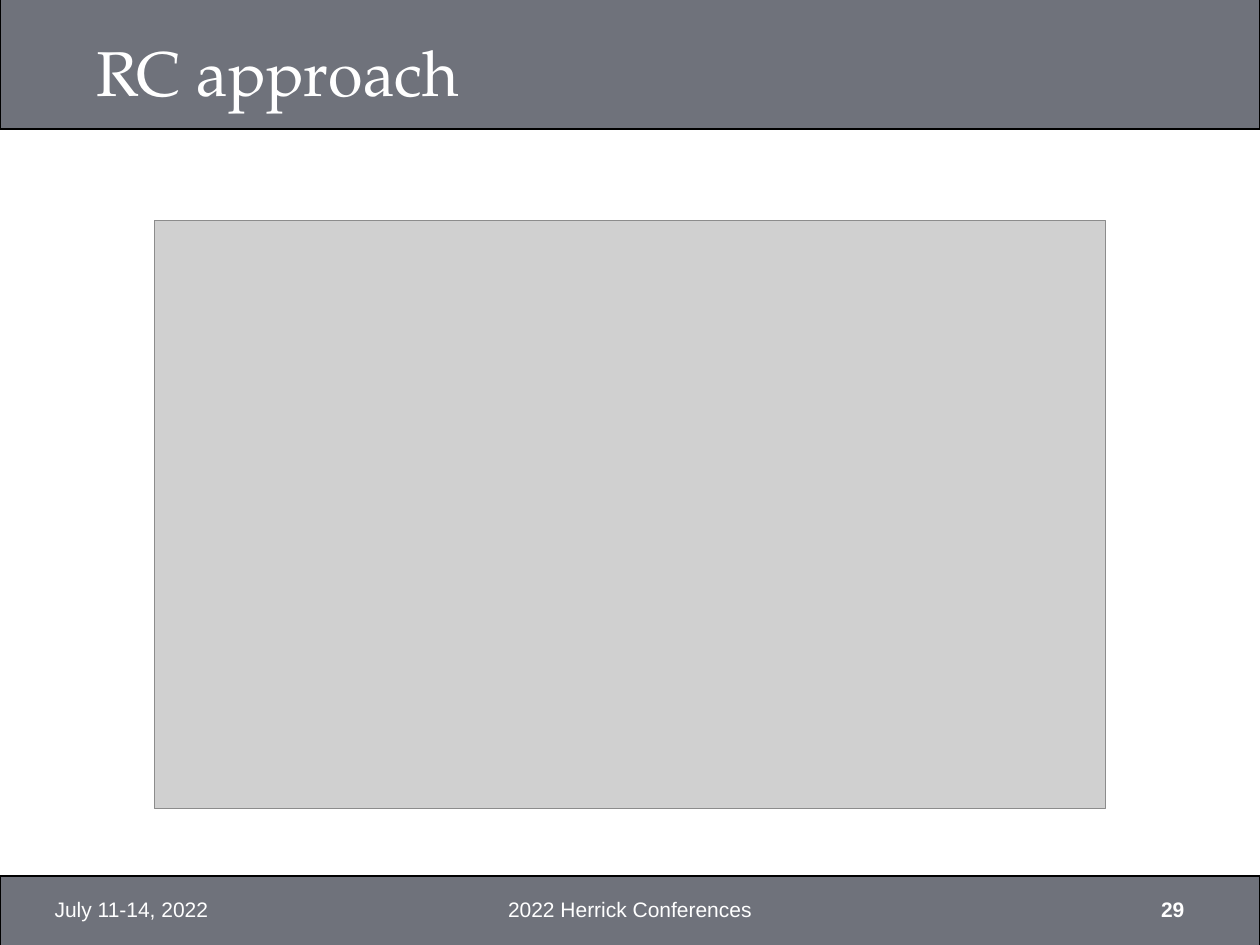
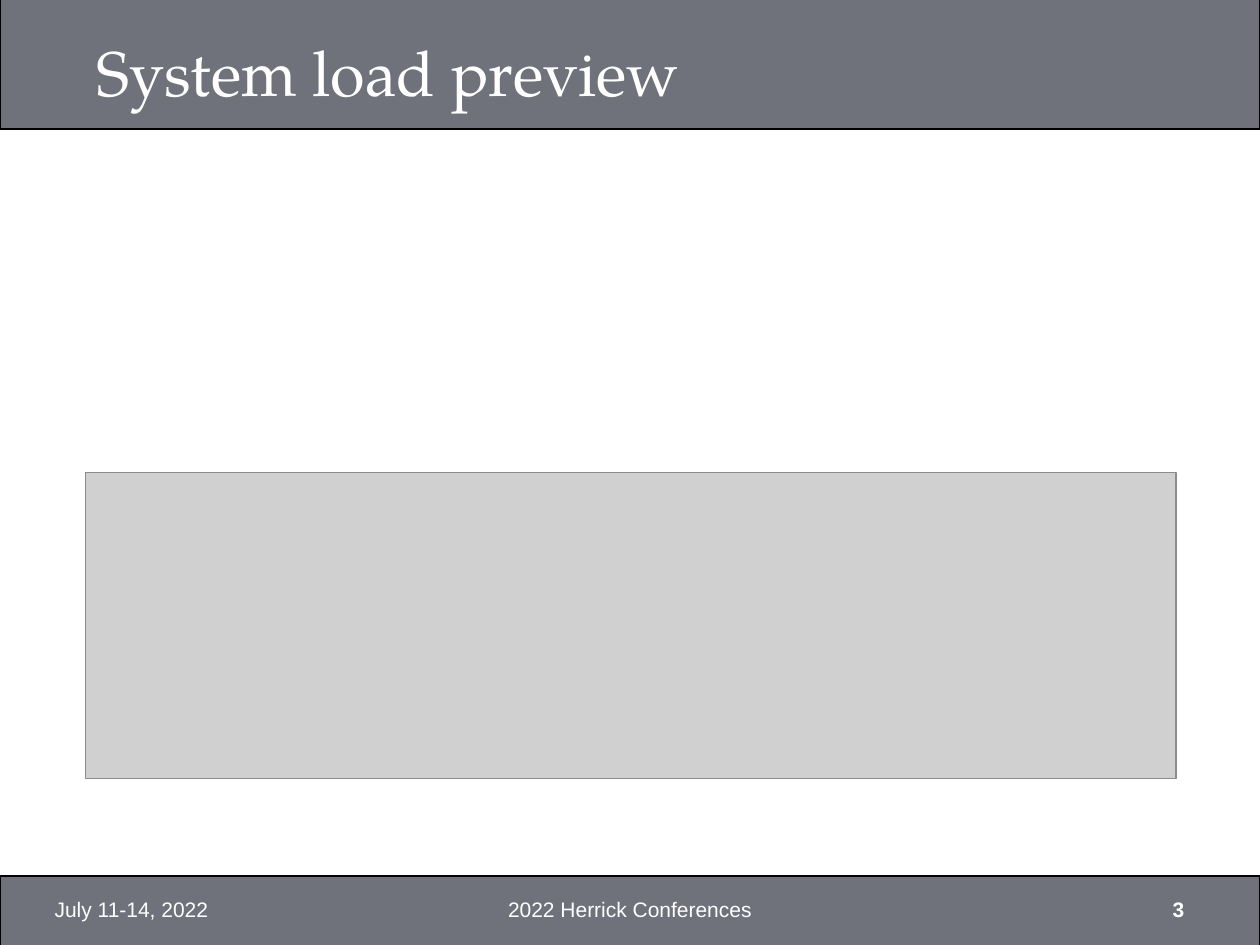
Before and after one commit to xixihaha1995/Hybrid_RC_GGMR, a slide deck: slide 3 of Final/TODO_Recordings.pptx (slide 29 before the commit). Drawn at 1260x945 pixels with LibreOffice and Linux fonts; fonts in the diff are those of the drawing; grey boxes stand for pictures; background and template pictures are left out. Boxes give left, top, right and bottom in pixels: in the first picture for what was removed or moved away, otherwise in the second. Text is boxed around its words. In the diff, an @@ line names an element or a change of style, - is before the commit and + after.

```diff
--- a/Final/TODO_Recordings.pptx
+++ b/Final/TODO_Recordings.pptx
@@ title at bbox=[97, 50, 679, 114]: text changed @@
-RC approach
+System load preview
@@ picture removed at bbox=[154, 220, 1105, 809] @@
@@ picture added at bbox=[86, 472, 1176, 779] @@
@@ page number at bbox=[1173, 902, 1185, 917]: text changed @@
-29
+3
```
Also in this commit, not shown: 19 other slides changed, 17 slides removed, 2 other files.
